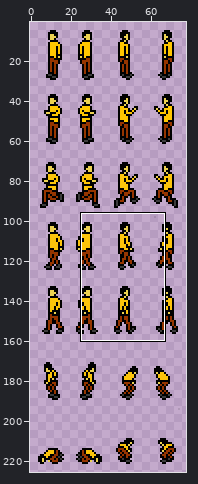
One commit to this sprite sheet: Assets/Sprites/People/worker-sheet_default.png. The picture above shows the old version from afar; the outline marks the close-up.
Close-up. Earlier state:
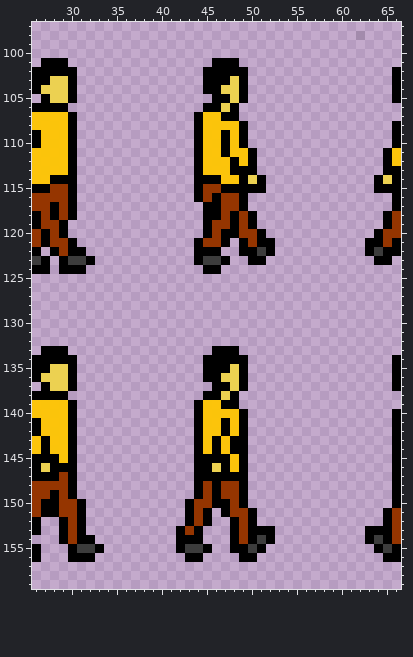
The file is 78x226 pixels. Pixels under 10% opacity are left out. Colours within 5 levels of each other are drawn and written as one. Shown: x 26..66, y 97..159. The wide view leaves out empty margins.
After the commit:
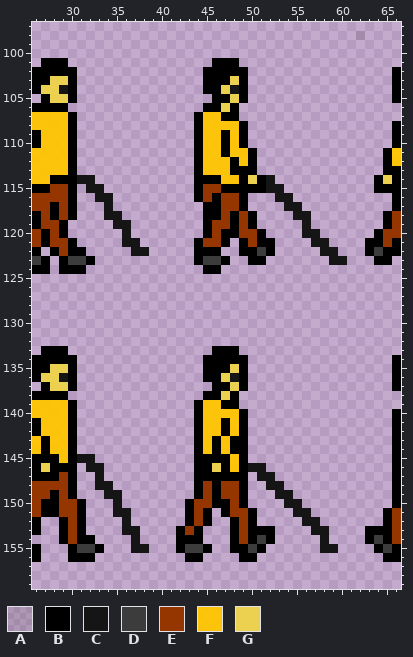
Palette (. is transparent): A #0000001b  B #000000  C #161515  D #3c3c3c  E #953500  F #ffc600f1  G #ecd151
The edit:
The author put colour C in row 114 at x 31 to 32 and 52; in row 115 at x 32 to 33 and 52 to 53; in row 116 at x 33 to 34 and 53 to 54; in row 117 at x 34 and 54 to 55; in row 118 at x 34 to 35 and 55 to 56; in row 119 at x 35 to 36 and 56.
The author put colour C in row 120 at x 36 and 56 to 57; in row 121 at x 36 to 37 and 57 to 58; in row 122 at x 37 to 38 and 58 to 59; in row 123 at x 59 to 60; in row 145 at x 31 to 32; in row 146 at x 32 to 33 and 50 to 51.
The author put colour C in row 147 at x 33 and 51 to 52; in row 148 at x 33 to 34 and 52 to 53; in row 149 at x 34 to 35 and 53 to 54; in row 150 at x 35 and 54 to 55; in row 151 at x 35 to 36 and 55 to 56; in row 152 at x 36 and 56 to 57.
The author put colour C in row 153 at x 36 to 37 and 57 to 58; in row 154 at x 37 and 58; in row 155 at x 37 to 38 and 58 to 59.
Colour G becomes colour C in row 104 at x 29 and 48; in row 136 at x 29 and 48.
Changed places in both close-ups, as pixel boxes (x1, y1, x2, y2):
changed: (59, 85, 68, 94)
changed: (230, 85, 239, 94)
added: (77, 175, 149, 256)
added: (266, 175, 347, 265)
changed: (59, 373, 68, 382)
changed: (230, 373, 239, 382)
added: (77, 454, 149, 553)
added: (248, 463, 338, 553)
